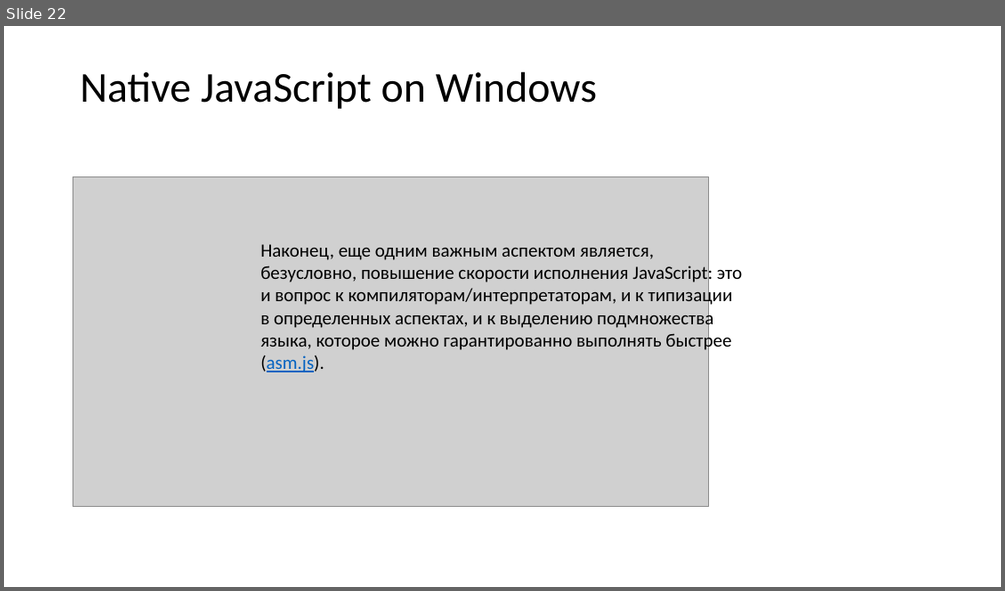
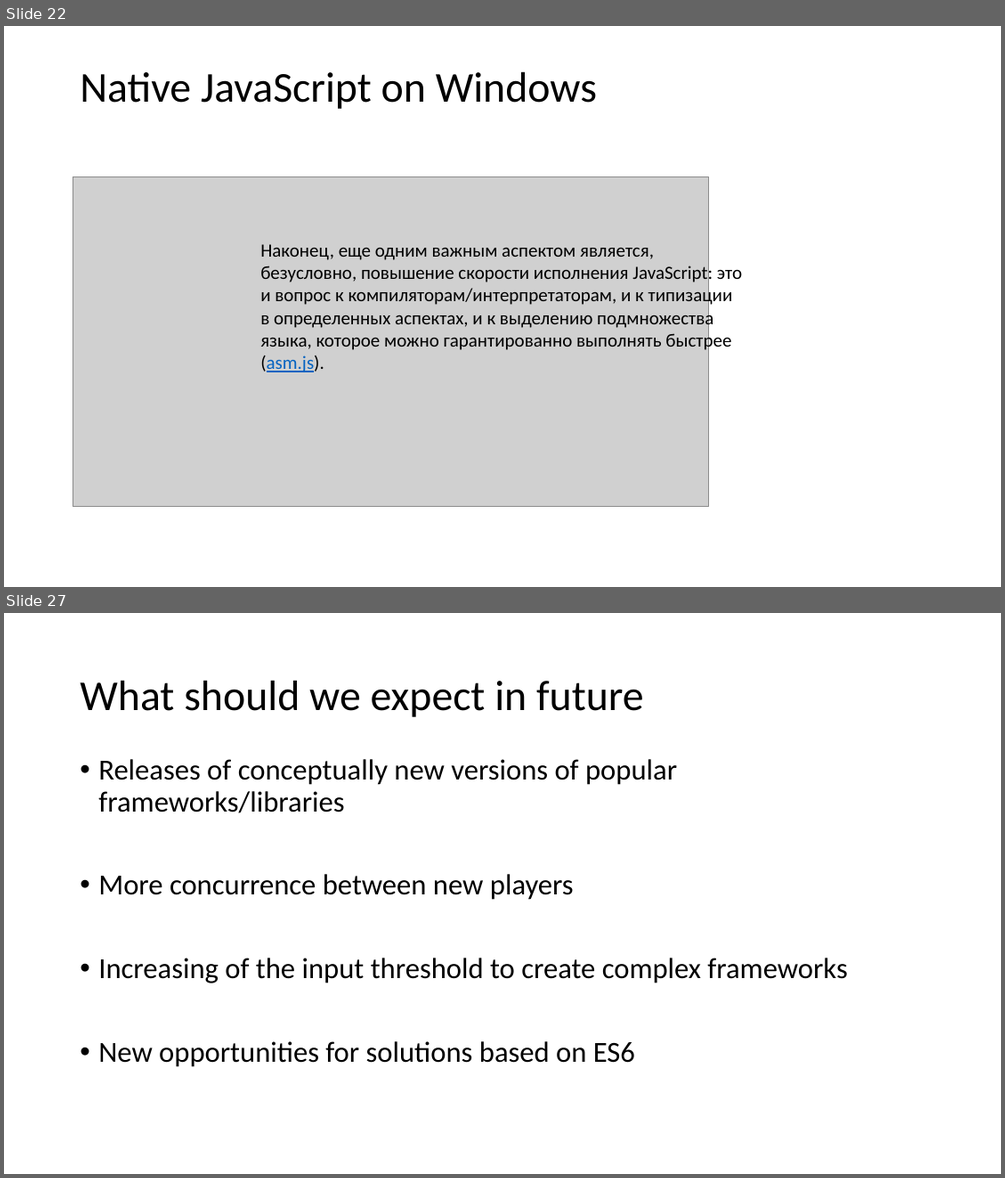
Before and after one commit to vba/presentations, a slide deck: 2015.js/JavaScript trends 2015.pptx. Shown one above the other, each under a label of ours: slide 22 before the commit, slides 22 and 27 after it; the slides between them are not shown. The pictures are 1005x591 and 1005x1178 pixels, drawn with LibreOffice and Linux fonts; fonts in the diff are those of the drawing; grey boxes stand for pictures. Boxes give left, top, right and bottom in pixels: in the first picture for what was removed or moved away, otherwise in the second. Text is boxed around its words. In the diff, an @@ line names an element or a change of style, - is before the commit and + after.

```diff
--- a/2015.js/JavaScript trends 2015.pptx
+++ b/2015.js/JavaScript trends 2015.pptx
@@ slide 27 added at bbox=[4, 613, 1001, 1174], background #FFFFFF @@
@@ title added at bbox=[80, 680, 644, 717], 41 pt, text #000000 @@
+What should we expect in future
@@ text added at bbox=[98, 759, 847, 1067], 28 pt, text #000000 @@
+• Releases of conceptually new versions of popular frameworks/libraries
+• More concurrence between new players
+• Increasing of the input threshold to create complex frameworks
+• New opportunities for solutions based on ES6
```
Also in this commit, not shown: 4 slides changed, 4 other slides added.
